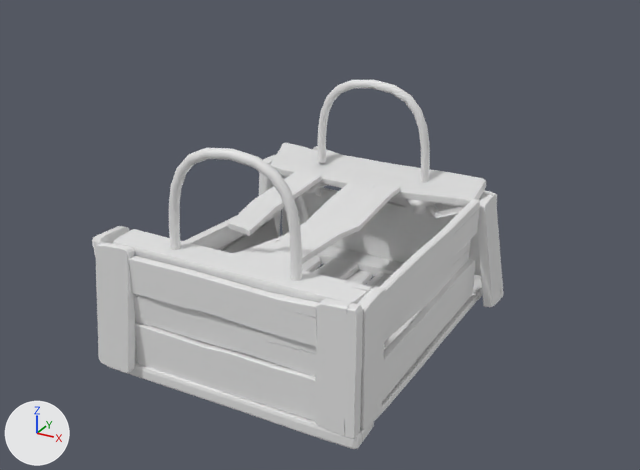
Before and after pictures for a commit that changed the FBX model Assets/Assets/Destructibles/Woodbox2/Damage/Woodbox2_Broken.fbx.
Before and after are seen from a 50 mm lens placed at (0.692, -1.19, 0.75), pointed at (-0.02, 0.105, 0.102). The axes (+X, +Y, +Z) are drawn at lower left. The lights are the same throughout. Materials are left out; every surface is plain grey. Where no turn or scale is listed for an object, it has been applied to the vertices. Vertices at the same position are counted once.

The scene before the commit, as lines of its bpy script (objects in view):
```python
me_mesh = bpy.data.meshes.new('Mesh')
me_mesh.from_pydata(...)  # 3463 vertices, 3437 faces; spans x 0.0..0.537, y -0.027..0.608, z -0.001..0.231
me_mesh_001 = bpy.data.meshes.new('Mesh.001')
me_mesh_001.from_pydata(...)  # 2612 vertices, 2578 faces; spans x -0.215..0.215, y -0.27..0.268, z -0.202..0.02
me_mesh_001.materials.append(mat_material__2)
me_mesh_002 = bpy.data.meshes.new('Mesh.002')
me_mesh_002.from_pydata(...)  # 180 vertices, 168 faces; spans x -0.083..0.149, y -0.008..0.015, z -0.072..0.108
me_mesh_003 = bpy.data.meshes.new('Mesh.003')
me_mesh_003.from_pydata(...)  # 180 vertices, 168 faces; spans x -0.083..0.149, y -0.015..0.008, z -0.072..0.108
me_mesh_006 = bpy.data.meshes.new('Mesh.006')
me_mesh_006.from_pydata(...)  # 64 vertices, 62 faces; spans x -0.145..-0.092, y -0.052..0.202, z -0.04..-0.005
me_mesh_006.materials.append(mat_material__2)
ob_object010 = bpy.data.objects.new('Object010', me_mesh)
ob_object010.location = (-0.263, -0.255, -0.041)
ob_object012 = bpy.data.objects.new('Object012', me_mesh_001)
ob_object012.location = (0.01, 0.026, 0.175)
ob_object023 = bpy.data.objects.new('Object023', me_mesh_006)
ob_object023.location = (0.01, 0.026, 0.175)
ob_rope_right003 = bpy.data.objects.new('rope_right003', me_mesh_002)
ob_rope_right003.location = (-0.026, -0.212, 0.251)
ob_rope_right004 = bpy.data.objects.new('rope_right004', me_mesh_003)
ob_rope_right004.location = (-0.026, 0.262, 0.251)
# also in view: 'Object021' at (0.058, 0.022, 0.163); 'Object022' at (0.003, 0.019, 0.156)
```
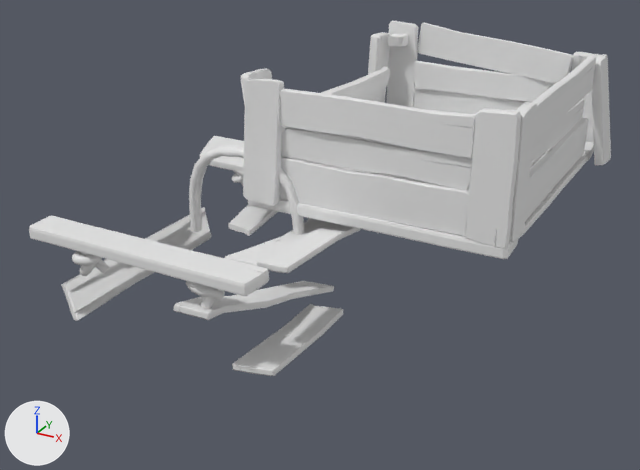
Where the newer file only moved an object's origin or applied its transform, the numbers keep the older frame.

The change in detail:
me_mesh_001 is used by ob_object012; location (0.01, 0.026, 0.175).
me_mesh_001 had 2612 vertices, 2578 faces and spanned x -0.215..0.215, y -0.27..0.268, z -0.202..0.02.
me_mesh_001 now has 312 vertices, 301 faces and spans x -0.212..0.214, y -0.265..0.202, z -0.202..-0.058.
me_mesh_001 part 1: 7 loose pieces with 1808 vertices, spanning x -0.215..0.215, y -0.27..0.268, z -0.066..0.02, are deleted.
Mesh me_mesh_050 is new.
It has 2312 vertices, 2277 faces and spans x -0.215..0.215, y -0.27..0.268, z -0.066..0.02.
Object 'rope_right003' (ob_rope_right003) moves from (-0.026, -0.212, 0.251) to (-0.146, 0.004, 0.176).
Object 'Object012' (ob_object012) moves from (0.01, 0.026, 0.175) to (-0.146, 0.004, 0.176).
Object 'Object010' (ob_object010) moves from (-0.263, -0.255, -0.041) to (-0.146, 0.004, 0.176).
Object 'rope_right004' (ob_rope_right004) moves from (-0.026, 0.262, 0.251) to (-0.146, 0.004, 0.176).
Object 'Object012.001' (ob_object012_001) is new; it shows me_mesh_050.
Its location is (-0.146, 0.004, 0.176).

Location of each change, (x1, y1, x2, y2) in pixels of the pictures (640 x 470 px):
'Object010', moved
    before: (92, 143, 503, 449)
    after: (241, 21, 611, 259)
'Object012', reshaped, moved
    before: (113, 144, 486, 349)
    after: (61, 207, 343, 376)
'Object012.001', added
    after: (29, 136, 400, 309)
'rope_right004', moved
    before: (318, 80, 430, 183)
    after: (189, 147, 302, 235)
'rope_right003', moved
    before: (169, 148, 302, 281)
    after: (198, 145, 304, 233)
part 1 of me_mesh_001, deleted
    before: (113, 144, 486, 304)
